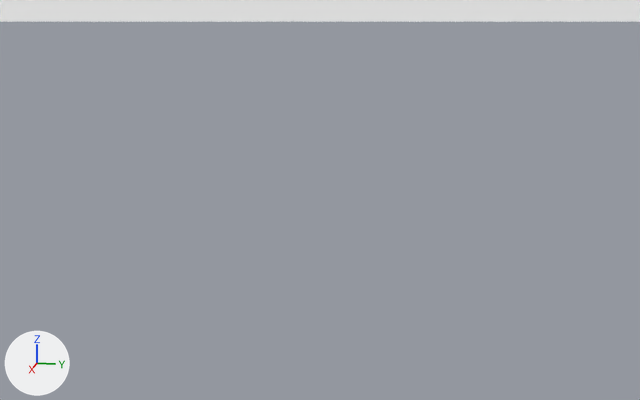
An edit to the Blender file Openhypt/OpenhyptProject/Assets/Zerahypt/MAPS/Jaéden Agracoast/JaédenAgracoastMesh.blend, drawn before and after from the same camera.
Rendered twice from a camera (50 mm lens) standing at (22.53, 1.83, 3.14) and looking at (6.2, -1.43, -0.94). Arrows for +X, +Y and +Z are at lower left; the lights stay in place. Everything nearer to the camera than a plane just in front of the edit is cut away.

The scene before the commit, as lines of its bpy script (objects in view):
```python
me_cube = bpy.data.meshes.new('Cube')
me_cube.from_pydata(...)  # 8140 vertices, 16270 faces; spans x -126.0..26.0, y -26.0..126.0, z 2.0..8.0
me_cube.materials.append(mat_agracoastland)  # white #e7e7e7
me_cube_001 = bpy.data.meshes.new('Cube.001')
me_cube_001.from_pydata(...)  # 1178 vertices, 2251 faces; spans x 1.05..11.04, y -7.41..3.68, z 2.78..5.02
me_cube_001.materials.append(mat_agracoastland)  # white #e7e7e7
ob_land = bpy.data.objects.new('Land', me_cube)
ob_land.location = (0.0, 0.0, 0.0)
ob_rockyarea = bpy.data.objects.new('RockyArea', me_cube_001)
ob_rockyarea.location = (0.0, 0.0, -3.88)
ob_rockyarea.hide_viewport = True
```
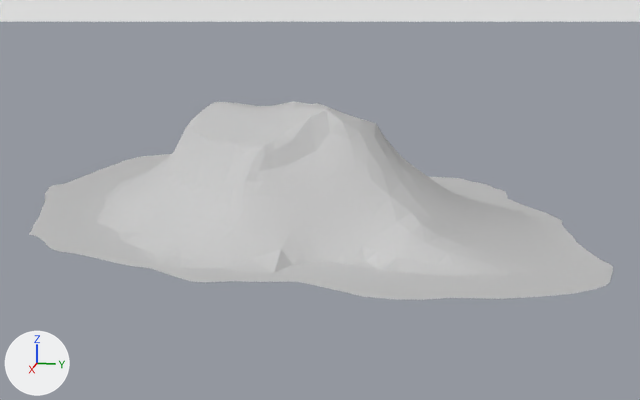
Boxes [x1, y1, x2, y2] around the edits, measured in the pictures (640 x 400 px):
'RockyArea', shown
    after: [29, 101, 613, 300]

What changed in the scene script:
```text
Change ob_rockyarea:
    remove ob_rockyarea.hide_viewport = True
```
